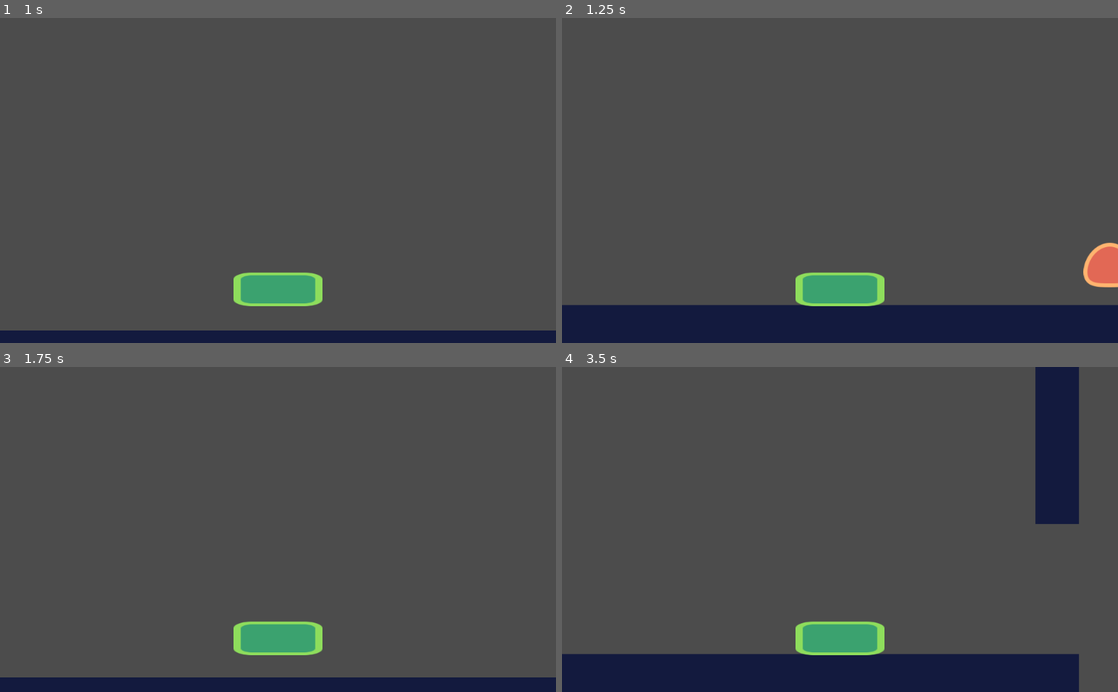
Above: before the commit, frames 1-4 (two rows, left to right).
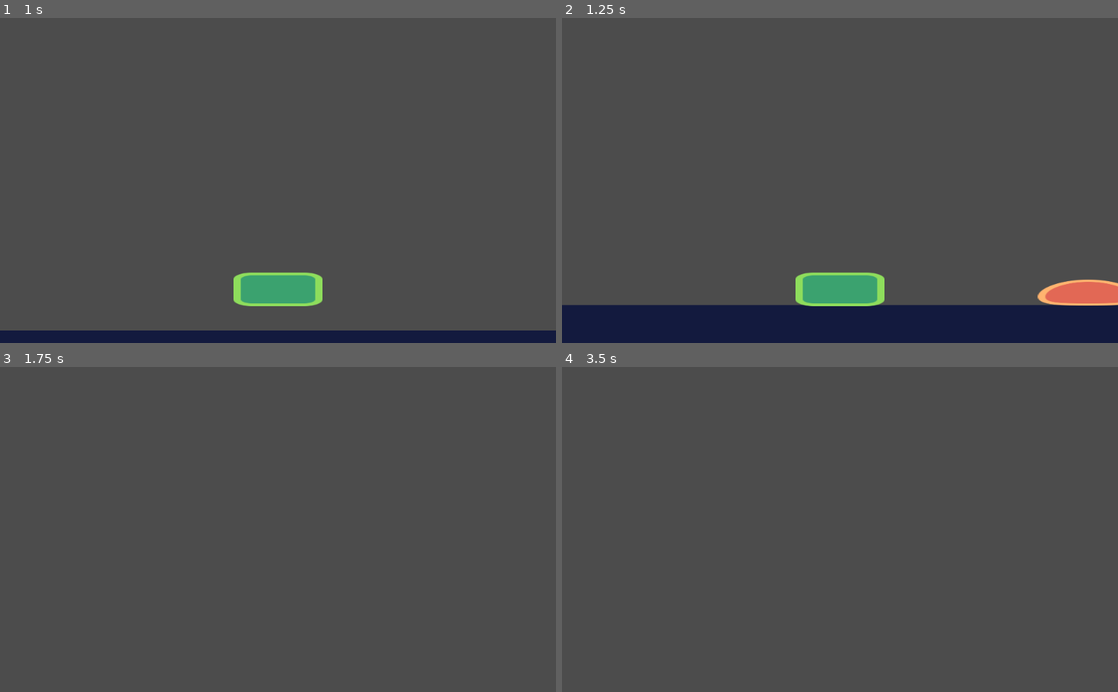
Above: after the commit, the same moments.

Repository: jukfiuune/AdventureOfAHouseCat
Game: Godot game, scene res://src/Levels/Level test.tscn
The game is run twice, just before and just after one commit, with the same random seed, the same clock (stepped at 60 frames per second) and the same inputs.
Inputs:
- Up to frame 1 (1 s): tap Enter at 0.5 s; hold D (move_right) from 0.53 s (still down); tap W (jump) at 0.77 s
- Up to frame 2 (1.25 s): keep holding D (move_right)
- Up to frame 3 (1.75 s): keep holding D (move_right); tap W (jump) at 1.52 s
- Up to frame 4 (3.5 s): release D (move_right) at 2.03 s; hold A (move_left) 2.03-2.78 s; tap Space at 2.75 s; hold D (move_right) from 2.78 s (still down); tap W (jump) at 3.02 s

Frame 1 is identical in both runs. In frame 2, 1.6% of the frame differs, in the area x 85-100%, y 69-89%; in frame 3, 6.1%; in frame 4, 16%, in the area x 0-93%, y 0-100%.

Commit message:
Electric vac hello. Bye actor

Diff:
--- a/project.godot
+++ b/project.godot
@@ -7,16 +7,6 @@
 ;   param=value ; assign values to parameters
 
 config_version=4
-
-_global_script_classes=[ {
-"base": "KinematicBody2D",
-"class": "Actor",
-"language": "GDScript",
-"path": "res://src/actors/Actor.gd"
-} ]
-_global_script_class_icons={
-"Actor": ""
-}
 
 [application]
 
--- a/src/actors/Actor.gd
+++ /dev/null
@@ -1,10 +0,0 @@
-extends KinematicBody2D
-class_name Actor
-
-
-const FLOOR_NORMAL: = Vector2.UP
-
-export var speed: = Vector2(300.0,1000.0)
-export var gravity: = 4000.0
-
-var _velocity: = Vector2.ZERO
--- a/src/actors/enemy.gd
+++ b/src/actors/enemy.gd
@@ -1,4 +1,11 @@
-extends "res://src/actors/Actor.gd"
+extends KinematicBody2D
+
+const FLOOR_NORMAL: = Vector2.UP
+
+export var speed: = Vector2(300.0,1000.0)
+export var gravity: = 4000.0
+
+var _velocity: = Vector2.ZERO
 
 
 func _ready() -> void :
--- a/src/actors/enemy.tscn
+++ b/src/actors/enemy.tscn
@@ -4,10 +4,10 @@
 [ext_resource path="res://src/actors/enemy.gd" type="Script" id=2]
 
 [sub_resource type="RectangleShape2D" id=1]
-extents = Vector2( 20.1126, 22.2282 )
+extents = Vector2( 53.9252, 19.1288 )
 
 [sub_resource type="RectangleShape2D" id=2]
-extents = Vector2( 27.1083, 6.37419 )
+extents = Vector2( 53.0507, 2.94952 )
 
 [node name="Enemy" type="KinematicBody2D"]
 position = Vector2( 0, -0.999996 )
@@ -17,28 +17,23 @@
 script = ExtResource( 2 )
 
 [node name="Enemy" type="Sprite" parent="."]
-position = Vector2( -1.38992e-06, -31.7684 )
-scale = Vector2( 0.523598, 0.683192 )
+position = Vector2( -1.38992e-06, -18.5961 )
+scale = Vector2( 1, 0.4 )
 texture = ExtResource( 1 )
 
 [node name="VisibilityEnabler2D" type="VisibilityEnabler2D" parent="."]
-position = Vector2( 3.96038, 27.7484 )
-scale = Vector2( 0.812724, 1.77484 )
+position = Vector2( 9.23043, 25.0465 )
+scale = Vector2( 1.84609, 1.59471 )
 rect = Rect2( -35, -40, 60, 25 )
 process_parent = true
 physics_process_parent = true
 
 [node name="CollisionShape2D" type="CollisionShape2D" parent="."]
-position = Vector2( -0.291492, -22.7125 )
+position = Vector2( -0.291492, -19.6131 )
+scale = Vector2( 1, 1 )
 shape = SubResource( 1 )
 
-[node name="StomDetector" type="Area2D" parent="."]
-modulate = Color( 0.0862745, 0.952941, 0.160784, 1 )
-collision_layer = 2
-
-[node name="CollisionShape2D" type="CollisionShape2D" parent="StomDetector"]
-position = Vector2( -0.291491, -51.9142 )
+[node name="CollisionShape2D2" type="CollisionShape2D" parent="."]
+position = Vector2( -1.69407e-21, -41.2164 )
 scale = Vector2( 1, 1 )
 shape = SubResource( 2 )
-
-[connection signal="body_entered" from="StomDetector" to="." method="_on_Stom_detector_body_entered"]
--- a/src/actors/player.gd
+++ b/src/actors/player.gd
@@ -1,5 +1,11 @@
-extends Actor
+extends KinematicBody2D
 
+const FLOOR_NORMAL: = Vector2.UP
+
+export var speed: = Vector2(300.0,1000.0)
+export var gravity: = 4000.0
+
+var _velocity: = Vector2.ZERO
 
 export var stomp_impulse: = 1000.0
 
--- a/src/actors/player.tscn
+++ b/src/actors/player.tscn
@@ -7,7 +7,7 @@
 extents = Vector2( 47.8039, 23.3904 )
 
 [sub_resource type="RectangleShape2D" id=2]
-extents = Vector2( 49.2614, 26.732 )
+extents = Vector2( 49.2614, 20.9207 )
 
 [node name="player" type="KinematicBody2D"]
 position = Vector2( 0, -0.999996 )
@@ -23,7 +23,6 @@
 
 [node name="CollisionShape2D" type="CollisionShape2D" parent="."]
 position = Vector2( -5.2817e-06, -23.8748 )
-scale = Vector2( 1, 1 )
 shape = SubResource( 1 )
 
 [node name="Camera2D" type="Camera2D" parent="."]
@@ -37,7 +36,7 @@
 
 [node name="CollisionShape2D" type="CollisionShape2D" parent="EnemyDetector"]
 modulate = Color( 0.152941, 0.133333, 0.823529, 1 )
-position = Vector2( 0.291473, -22.8578 )
+position = Vector2( 0.291473, -28.6691 )
 scale = Vector2( 1, 1 )
 shape = SubResource( 2 )
 
Not shown, added: Didi shit/lvl_1_design.png.import
Not shown, added: Didi shit/lvl_2_design.png.import
Not shown, added: Didi shit/pixelkot2.png.import
